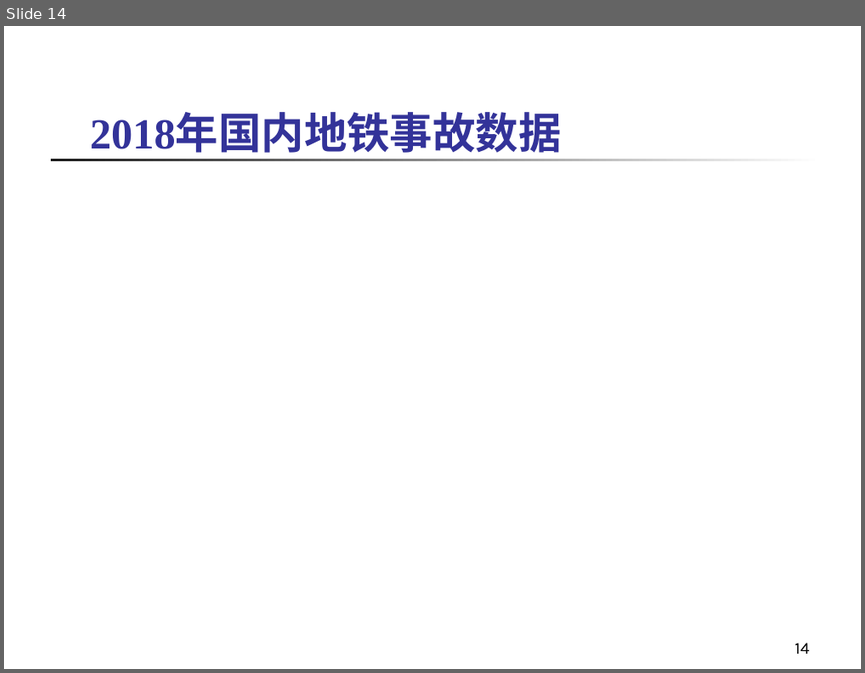
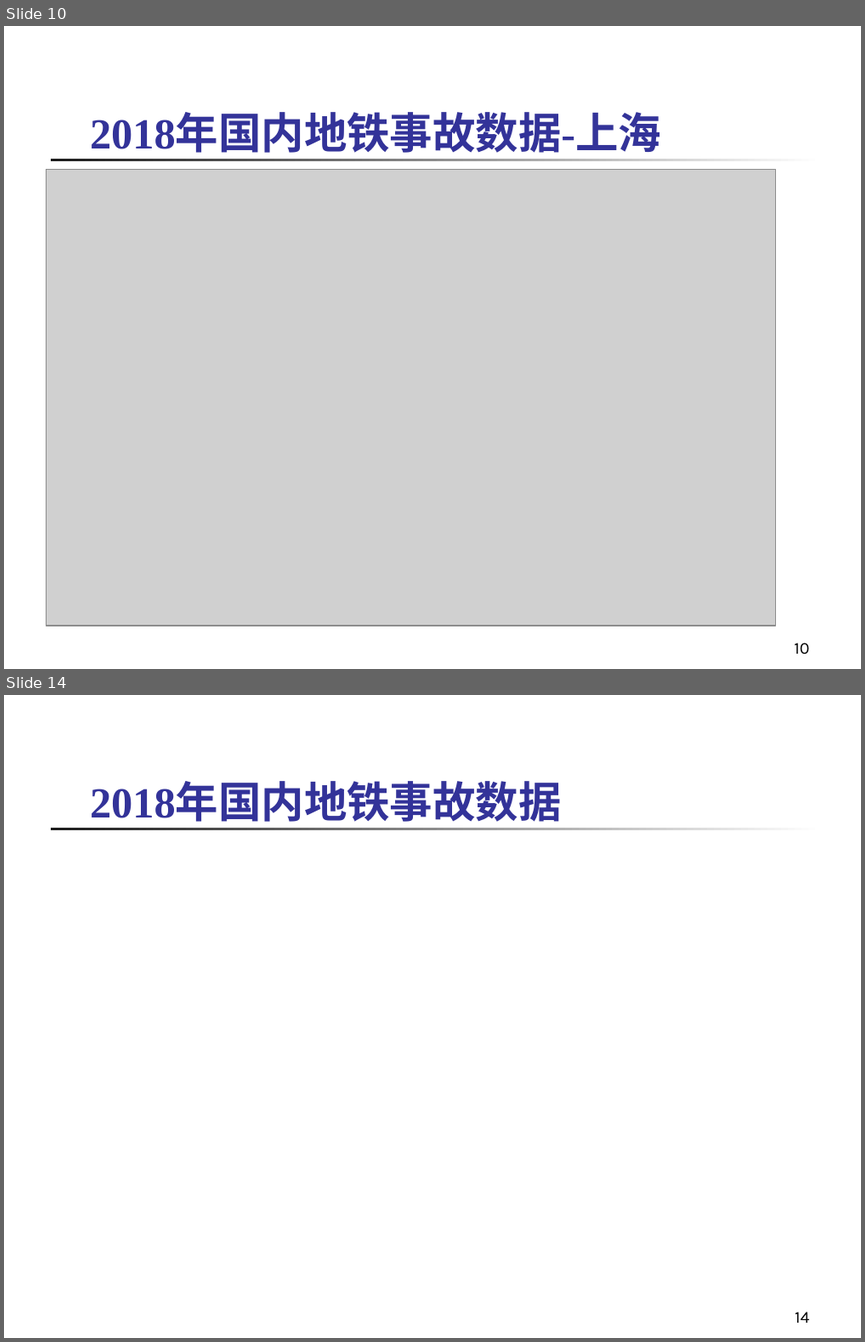
Before and after one commit to jiating777/laboratory, a slide deck: 地铁事故调研 5.ppt. Shown one above the other, each under a label of ours: slide 14 before the commit, slides 10 and 14 after it; the slides between them are not shown. The pictures are 865x673 and 865x1342 pixels, drawn with LibreOffice and Linux fonts; fonts in the diff are those of the drawing; grey boxes stand for pictures. Boxes give left, top, right and bottom in pixels: in the first picture for what was removed or moved away, otherwise in the second. Text is boxed around its words. In the diff, an @@ line names an element or a change of style, - is before the commit and + after.

```diff
--- a/地铁事故调研 5.ppt
+++ b/地铁事故调研 5.ppt
@@ slide 10 added at (4,26,861,669), background #FFFFFF; not listed: 1 template element that a slide beside it also shows @@
@@ text added at (90,114,661,153), 36 pt, text #333399, bold @@
+2018年国内地铁事故数据-上海
@@ picture added at (46,169,775,625) @@
@@ page number added at (794,642,809,654), 14 pt, text #000000 @@
+10
```
Also in this commit, not shown: 2 slides changed, 1 other slide added, 2 slides removed.
